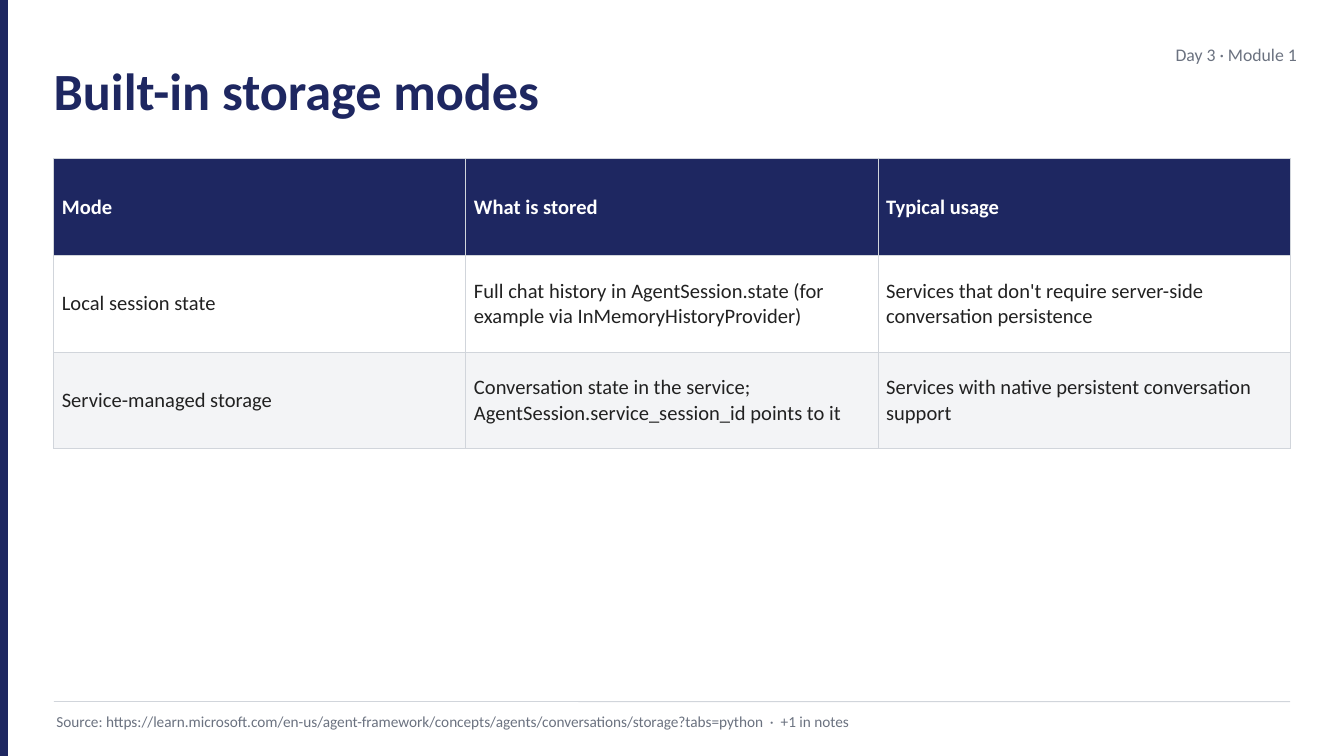
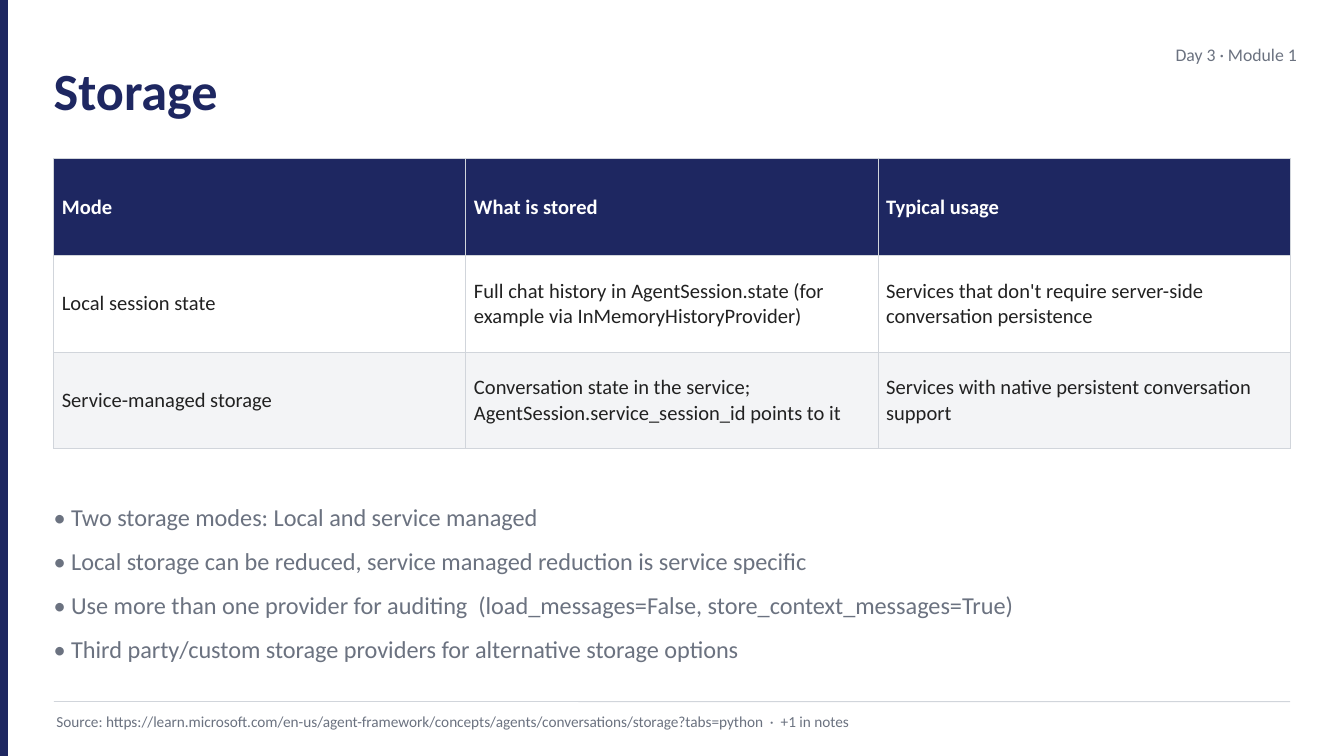
Before and after one commit to JimPiquant/Building-AI-Apps-and-Agents, a slide deck: slide 7 of decks/day3/module-1-sessions-state.pptx (slide 6 before the commit). Drawn at 1344x756 pixels with LibreOffice and Linux fonts; fonts in the diff are those of the drawing. Boxes give left, top, right and bottom in pixels: in the first picture for what was removed or moved away, otherwise in the second. Text is boxed around its words. In the diff, an @@ line names an element or a change of style, - is before the commit and + after.

```diff
--- a/decks/day3/module-1-sessions-state.pptx
+++ b/decks/day3/module-1-sessions-state.pptx
@@ text at box(54, 75, 218, 119): text changed @@
-Built-in storage modes
+Storage
@@ text added at box(71, 509, 1013, 662), 13 pt, text #6B7280 @@
+• Two storage modes: Local and service managed
+• Local storage can be reduced, service managed reduction is service specific
+• Use more than one provider for auditing (load_messages=False, store_context_messages=True)
+• Third party/custom storage providers for alternative storage options
```
Also in this commit, not shown: 2 other slides changed, 2 slides added, 1 slide removed, 28 other files.
